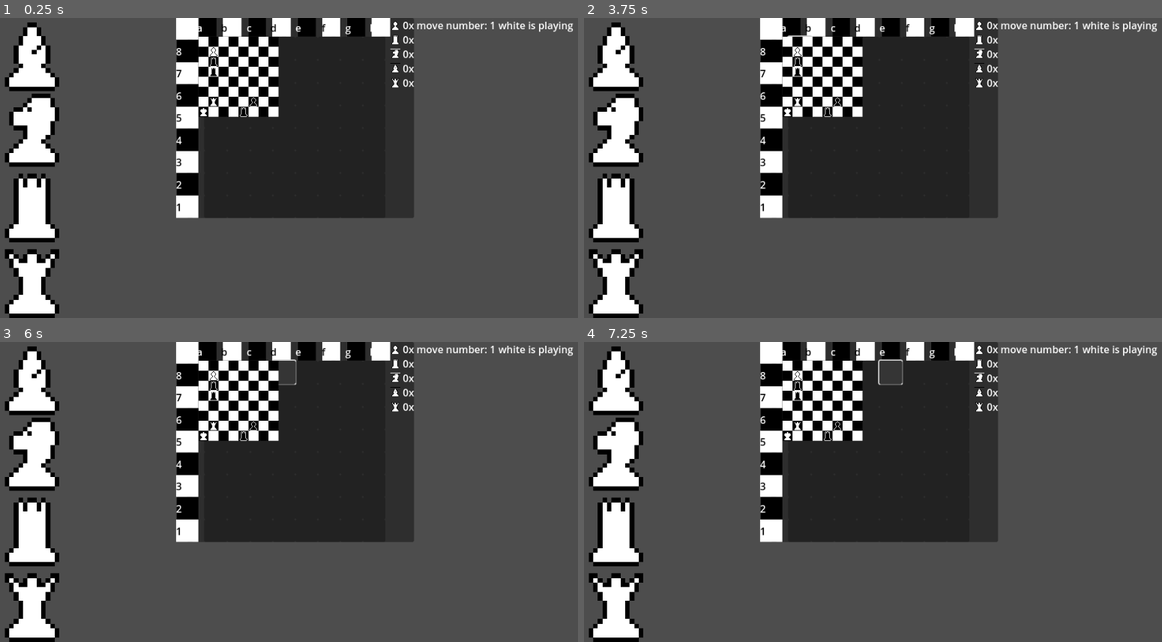
Above: before the commit, frames 1-4 (two rows, left to right).
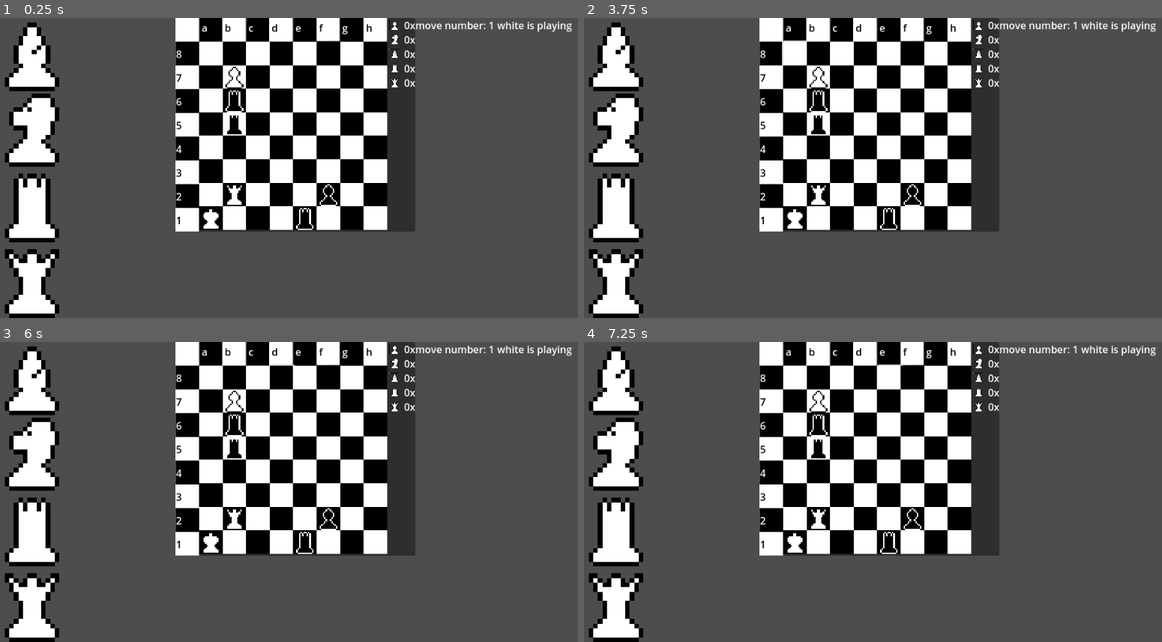
Above: after the commit, the same moments.

Repository: Hanekawa-chan/chess
Game: Godot game, scene res://scenes/game.tscn
Two runs of this game, one before a commit and one after it. Both use one fixed random seed, a clock stepped at 60 frames per second and the inputs below. This scene is started directly instead of the project's main scene.
Inputs (mouse positions are in pixels of both pictures, inside the frame that each line leads up to; where the layout moved, square brackets give the same spot in the first picture):
- Up to frame 1 (0.25 s): no input
- Up to frame 2 (3.75 s): click (670, 54) at 0.5 s; click (670, 129) at 1.25 s; click (670, 207) at 2 s; click (670, 282) at 2.75 s; click (797, 54) [797, 48] at 3.5 s
- Up to frame 3 (6 s): click (236, 378) [236, 372] at 4.25 s; click (260, 378) [260, 372] at 5 s; click (283, 378) [283, 372] at 5.75 s
- Up to frame 4 (7.25 s): click (890, 378) [890, 372] at 6.5 s

The runs differ from the first frame. In frame 1, 23% of the frame differs, in the area x 30-100%, y 0-72%; in frame 2, 23%; in frame 3, 23%; in frame 4, 23%.

Commit message:
ui is fixed

Diff:
--- a/scenes/game.tscn
+++ b/scenes/game.tscn
@@ -98,17 +98,17 @@
 atlas = ExtResource("1_uwrxv")
 region = Rect2(32, 0, 16, 16)
 
+[sub_resource type="AtlasTexture" id="AtlasTexture_bt5mj"]
+atlas = ExtResource("1_uwrxv")
+region = Rect2(0, 16, 16, 16)
+
+[sub_resource type="AtlasTexture" id="AtlasTexture_e1j6l"]
+atlas = ExtResource("1_uwrxv")
+region = Rect2(16, 16, 16, 16)
+
 [sub_resource type="AtlasTexture" id="AtlasTexture_37s47"]
 atlas = ExtResource("1_uwrxv")
 region = Rect2(48, 0, 16, 16)
-
-[sub_resource type="AtlasTexture" id="AtlasTexture_bt5mj"]
-atlas = ExtResource("1_uwrxv")
-region = Rect2(0, 16, 16, 16)
-
-[sub_resource type="AtlasTexture" id="AtlasTexture_e1j6l"]
-atlas = ExtResource("1_uwrxv")
-region = Rect2(16, 16, 16, 16)
 
 [sub_resource type="AtlasTexture" id="AtlasTexture_pl11u"]
 atlas = ExtResource("1_uwrxv")
@@ -133,6 +133,7 @@
 
 [node name="HBoxContainer" type="HBoxContainer" parent="CenterContainer"]
 layout_mode = 2
+theme_override_constants/separation = 0
 
 [node name="LeftSide" type="MarginContainer" parent="CenterContainer/HBoxContainer"]
 layout_mode = 2
@@ -205,6 +206,7 @@
 texture_filter = 6
 layout_mode = 2
 size_flags_vertical = 3
+size_flags_stretch_ratio = 0.1
 theme_override_constants/separation = 0
 
 [node name="First9" type="TextureRect" parent="CenterContainer/HBoxContainer/Center/VBoxContainer/PanelContainer/HBoxContainer/VBoxContainer"]
@@ -394,27 +396,28 @@
 size_flags_horizontal = 3
 size_flags_vertical = 3
 theme_override_constants/separation = 0
+alignment = 1
 
 [node name="HBoxContainer" type="HBoxContainer" parent="CenterContainer/HBoxContainer/Center/VBoxContainer/PanelContainer/HBoxContainer/VBoxContainer2"]
 texture_filter = 6
 layout_mode = 2
-theme_override_constants/separation = 10
+theme_override_constants/separation = 0
 
 [node name="First" type="TextureRect" parent="CenterContainer/HBoxContainer/Center/VBoxContainer/PanelContainer/HBoxContainer/VBoxContainer2/HBoxContainer"]
 layout_mode = 2
 size_flags_horizontal = 3
 size_flags_vertical = 3
 texture = SubResource("AtlasTexture_kvpfn")
-expand_mode = 5
+expand_mode = 4
+stretch_mode = 4
 
 [node name="Label1" type="Label" parent="CenterContainer/HBoxContainer/Center/VBoxContainer/PanelContainer/HBoxContainer/VBoxContainer2/HBoxContainer/First"]
 layout_mode = 1
 anchors_preset = 15
 anchor_right = 1.0
 anchor_bottom = 1.0
-offset_top = 6.5
-offset_right = -26.0
-offset_bottom = -6.5
+offset_right = -19.0
+offset_bottom = -7.0
 grow_horizontal = 2
 grow_vertical = 2
 size_flags_vertical = 3
@@ -428,16 +431,16 @@
 size_flags_horizontal = 3
 size_flags_vertical = 3
 texture = SubResource("AtlasTexture_rysoc")
-expand_mode = 5
+expand_mode = 4
+stretch_mode = 4
 
 [node name="Label1" type="Label" parent="CenterContainer/HBoxContainer/Center/VBoxContainer/PanelContainer/HBoxContainer/VBoxContainer2/HBoxContainer/First2"]
 layout_mode = 1
 anchors_preset = 15
 anchor_right = 1.0
 anchor_bottom = 1.0
-offset_top = 6.5
-offset_right = -26.0
-offset_bottom = -6.5
+offset_right = -20.0
+offset_bottom = -7.0
 grow_horizontal = 2
 grow_vertical = 2
 size_flags_vertical = 3
@@ -451,16 +454,16 @@
 size_flags_horizontal = 3
 size_flags_vertical = 3
 texture = SubResource("AtlasTexture_kvpfn")
-expand_mode = 5
+expand_mode = 4
+stretch_mode = 4
 
 [node name="Label1" type="Label" parent="CenterContainer/HBoxContainer/Center/VBoxContainer/PanelContainer/HBoxContainer/VBoxContainer2/HBoxContainer/First3"]
 layout_mode = 1
 anchors_preset = 15
 anchor_right = 1.0
 anchor_bottom = 1.0
-offset_top = 6.5
-offset_right = -26.0
-offset_bottom = -6.5
+offset_right = -21.0
+offset_bottom = -7.0
 grow_horizontal = 2
 grow_vertical = 2
 size_flags_vertical = 3
@@ -474,16 +477,16 @@
 size_flags_horizontal = 3
 size_flags_vertical = 3
 texture = SubResource("AtlasTexture_ssvqc")
-expand_mode = 5
+expand_mode = 4
+stretch_mode = 4
 
 [node name="Label1" type="Label" parent="CenterContainer/HBoxContainer/Center/VBoxContainer/PanelContainer/HBoxContainer/VBoxContainer2/HBoxContainer/First4"]
 layout_mode = 1
 anchors_preset = 15
 anchor_right = 1.0
 anchor_bottom = 1.0
-offset_top = 6.5
-offset_right = -26.0
-offset_bottom = -6.5
+offset_right = -20.0
+offset_bottom = -7.0
 grow_horizontal = 2
 grow_vertical = 2
 size_flags_vertical = 3
@@ -497,16 +500,16 @@
 size_flags_horizontal = 3
 size_flags_vertical = 3
 texture = SubResource("AtlasTexture_kvpfn")
-expand_mode = 5
+expand_mode = 4
+stretch_mode = 4
 
 [node name="Label1" type="Label" parent="CenterContainer/HBoxContainer/Center/VBoxContainer/PanelContainer/HBoxContainer/VBoxContainer2/HBoxContainer/First5"]
 layout_mode = 1
 anchors_preset = 15
 anchor_right = 1.0
 anchor_bottom = 1.0
-offset_top = 6.5
-offset_right = -26.0
-offset_bottom = -6.5
+offset_right = -20.0
+offset_bottom = -7.0
 grow_horizontal = 2
 grow_vertical = 2
 size_flags_vertical = 3
@@ -520,16 +523,16 @@
 size_flags_horizontal = 3
 size_flags_vertical = 3
 texture = SubResource("AtlasTexture_264po")
-expand_mode = 5
+expand_mode = 4
+stretch_mode = 4
 
 [node name="Label1" type="Label" parent="CenterContainer/HBoxContainer/Center/VBoxContainer/PanelContainer/HBoxContainer/VBoxContainer2/HBoxContainer/First6"]
 layout_mode = 1
 anchors_preset = 15
 anchor_right = 1.0
 anchor_bottom = 1.0
-offset_top = 6.5
-offset_right = -26.0
-offset_bottom = -6.5
+offset_right = -23.0
+offset_bottom = -7.0
 grow_horizontal = 2
 grow_vertical = 2
 size_flags_vertical = 3
@@ -543,16 +546,16 @@
 size_flags_horizontal = 3
 size_flags_vertical = 3
 texture = SubResource("AtlasTexture_kvpfn")
-expand_mode = 5
+expand_mode = 4
+stretch_mode = 4
 
 [node name="Label1" type="Label" parent="CenterContainer/HBoxContainer/Center/VBoxContainer/PanelContainer/HBoxContainer/VBoxContainer2/HBoxContainer/First7"]
 layout_mode = 1
 anchors_preset = 15
 anchor_right = 1.0
 anchor_bottom = 1.0
-offset_top = 6.5
-offset_right = -26.0
-offset_bottom = -6.5
+offset_right = -21.0
+offset_bottom = -7.0
 grow_horizontal = 2
 grow_vertical = 2
 size_flags_vertical = 3
@@ -566,27 +569,30 @@
 size_flags_horizontal = 3
 size_flags_vertical = 3
 texture = SubResource("AtlasTexture_1kice")
-expand_mode = 5
+expand_mode = 4
+stretch_mode = 4
 
 [node name="Label1" type="Label" parent="CenterContainer/HBoxContainer/Center/VBoxContainer/PanelContainer/HBoxContainer/VBoxContainer2/HBoxContainer/First8"]
 layout_mode = 1
 anchors_preset = 15
 anchor_right = 1.0
 anchor_bottom = 1.0
-offset_top = 6.5
-offset_right = -26.0
-offset_bottom = -6.5
+offset_right = -19.0
+offset_bottom = -7.0
 grow_horizontal = 2
 grow_vertical = 2
 size_flags_vertical = 3
 text = "h"
-label_settings = ExtResource("4_p57ef")
+label_settings = ExtResource("5_u5sy4")
 horizontal_alignment = 1
 vertical_alignment = 1
 
 [node name="MarginContainer" type="AspectRatioContainer" parent="CenterContainer/HBoxContainer/Center/VBoxContainer/PanelContainer/HBoxContainer/VBoxContainer2"]
 layout_mode = 2
 size_flags_vertical = 3
+stretch_mode = 0
+alignment_horizontal = 0
+alignment_vertical = 0
 
 [node name="ChessGrid" type="GridContainer" parent="CenterContainer/HBoxContainer/Center/VBoxContainer/PanelContainer/HBoxContainer/VBoxContainer2/MarginContainer"]
 unique_name_in_owner = true
@@ -1055,6 +1061,7 @@
 [node name="VBoxContainer3" type="VBoxContainer" parent="CenterContainer/HBoxContainer/Center/VBoxContainer/PanelContainer/HBoxContainer"]
 layout_mode = 2
 size_flags_vertical = 3
+size_flags_stretch_ratio = 0.1
 theme_override_constants/separation = 0
 
 [node name="HBoxContainer" type="HBoxContainer" parent="CenterContainer/HBoxContainer/Center/VBoxContainer/PanelContainer/HBoxContainer/VBoxContainer3"]
@@ -1062,53 +1069,67 @@
 
 [node name="TextureRect" type="TextureRect" parent="CenterContainer/HBoxContainer/Center/VBoxContainer/PanelContainer/HBoxContainer/VBoxContainer3/HBoxContainer"]
 layout_mode = 2
+size_flags_horizontal = 3
 texture = SubResource("AtlasTexture_5newe")
+expand_mode = 3
 stretch_mode = 3
 
 [node name="Label0" type="Label" parent="CenterContainer/HBoxContainer/Center/VBoxContainer/PanelContainer/HBoxContainer/VBoxContainer3/HBoxContainer"]
 layout_mode = 2
+size_flags_horizontal = 3
 size_flags_vertical = 1
 text = "0x"
 label_settings = ExtResource("4_p57ef")
 
-[node name="HBoxContainer2" type="HBoxContainer" parent="CenterContainer/HBoxContainer/Center/VBoxContainer/PanelContainer/HBoxContainer/VBoxContainer3"]
-layout_mode = 2
-
-[node name="TextureRect" type="TextureRect" parent="CenterContainer/HBoxContainer/Center/VBoxContainer/PanelContainer/HBoxContainer/VBoxContainer3/HBoxContainer2"]
-layout_mode = 2
-texture = SubResource("AtlasTexture_37s47")
+[node name="HBoxContainer3" type="HBoxContainer" parent="CenterContainer/HBoxContainer/Center/VBoxContainer/PanelContainer/HBoxContainer/VBoxContainer3"]
+layout_mode = 2
+
+[node name="TextureRect" type="TextureRect" parent="CenterContainer/HBoxContainer/Center/VBoxContainer/PanelContainer/HBoxContainer/VBoxContainer3/HBoxContainer3"]
+layout_mode = 2
+size_flags_horizontal = 3
+texture = SubResource("AtlasTexture_bt5mj")
+expand_mode = 3
 stretch_mode = 3
 
-[node name="Label0" type="Label" parent="CenterContainer/HBoxContainer/Center/VBoxContainer/PanelContainer/HBoxContainer/VBoxContainer3/HBoxContainer2"]
-layout_mode = 2
+[node name="Label0" type="Label" parent="CenterContainer/HBoxContainer/Center/VBoxContainer/PanelContainer/HBoxContainer/VBoxContainer3/HBoxContainer3"]
+layout_mode = 2
+size_flags_horizontal = 3
 size_flags_vertical = 1
 text = "0x"
 label_settings = ExtResource("4_p57ef")
 
-[node name="HBoxContainer3" type="HBoxContainer" parent="CenterContainer/HBoxContainer/Center/VBoxContainer/PanelContainer/HBoxContainer/VBoxContainer3"]
-layout_mode = 2
-
-[node name="TextureRect" type="TextureRect" parent="CenterContainer/HBoxContainer/Center/VBoxContainer/PanelContainer/HBoxContainer/VBoxContainer3/HBoxContainer3"]
-layout_mode = 2
-texture = SubResource("AtlasTexture_bt5mj")
+[node name="HBoxContainer4" type="HBoxContainer" parent="CenterContainer/HBoxContainer/Center/VBoxContainer/PanelContainer/HBoxContainer/VBoxContainer3"]
+layout_mode = 2
+
+[node name="TextureRect" type="TextureRect" parent="CenterContainer/HBoxContainer/Center/VBoxContainer/PanelContainer/HBoxContainer/VBoxContainer3/HBoxContainer4"]
+layout_mode = 2
+size_flags_horizontal = 3
+texture = SubResource("AtlasTexture_e1j6l")
+expand_mode = 3
 stretch_mode = 3
 
-[node name="Label0" type="Label" parent="CenterContainer/HBoxContainer/Center/VBoxContainer/PanelContainer/HBoxContainer/VBoxContainer3/HBoxContainer3"]
-layout_mode = 2
+[node name="Label0" type="Label" parent="CenterContainer/HBoxContainer/Center/VBoxContainer/PanelContainer/HBoxContainer/VBoxContainer3/HBoxContainer4"]
+layout_mode = 2
+size_flags_horizontal = 3
 size_flags_vertical = 1
 text = "0x"
 label_settings = ExtResource("4_p57ef")
-
-[node name="HBoxContainer4" type="HBoxContainer" parent="CenterContainer/HBoxContainer/Center/VBoxContainer/PanelContainer/HBoxContainer/VBoxContainer3"]
-layout_mode = 2
-
-[node name="TextureRect" type="TextureRect" parent="CenterContainer/HBoxContainer/Center/VBoxContainer/PanelContainer/HBoxContainer/VBoxContainer3/HBoxContainer4"]
-layout_mode = 2
-texture = SubResource("AtlasTexture_e1j6l")
+horizontal_alignment = 1
+vertical_alignment = 1
+
+[node name="HBoxContainer2" type="HBoxContainer" parent="CenterContainer/HBoxContainer/Center/VBoxContainer/PanelContainer/HBoxContainer/VBoxContainer3"]
+layout_mode = 2
+
+[node name="TextureRect" type="TextureRect" parent="CenterContainer/HBoxContainer/Center/VBoxContainer/PanelContainer/HBoxContainer/VBoxContainer3/HBoxContainer2"]
+layout_mode = 2
+size_flags_horizontal = 3
+texture = SubResource("AtlasTexture_37s47")
+expand_mode = 3
 stretch_mode = 3
 
-[node name="Label0" type="Label" parent="CenterContainer/HBoxContainer/Center/VBoxContainer/PanelContainer/HBoxContainer/VBoxContainer3/HBoxContainer4"]
-layout_mode = 2
+[node name="Label0" type="Label" parent="CenterContainer/HBoxContainer/Center/VBoxContainer/PanelContainer/HBoxContainer/VBoxContainer3/HBoxContainer2"]
+layout_mode = 2
+size_flags_horizontal = 3
 size_flags_vertical = 1
 text = "0x"
 label_settings = ExtResource("4_p57ef")
@@ -1118,19 +1139,24 @@
 
 [node name="TextureRect" type="TextureRect" parent="CenterContainer/HBoxContainer/Center/VBoxContainer/PanelContainer/HBoxContainer/VBoxContainer3/HBoxContainer6"]
 layout_mode = 2
+size_flags_horizontal = 3
 texture = SubResource("AtlasTexture_pl11u")
+expand_mode = 3
 stretch_mode = 3
 
 [node name="Label0" type="Label" parent="CenterContainer/HBoxContainer/Center/VBoxContainer/PanelContainer/HBoxContainer/VBoxContainer3/HBoxContainer6"]
 layout_mode = 2
+size_flags_horizontal = 3
 size_flags_vertical = 1
 text = "0x"
 label_settings = ExtResource("4_p57ef")
+horizontal_alignment = 1
+vertical_alignment = 1
 
 [node name="ReferenceRect" type="ReferenceRect" parent="CenterContainer/HBoxContainer/Center/VBoxContainer"]
 layout_mode = 2
 size_flags_vertical = 3
-size_flags_stretch_ratio = 0.5
+size_flags_stretch_ratio = 0.4
 
 [node name="RightSide" type="MarginContainer" parent="CenterContainer/HBoxContainer"]
 layout_mode = 2
--- a/scripts/game.gd
+++ b/scripts/game.gd
@@ -110,8 +110,15 @@
 	ActiveBlack
 }
 
-# Called when the node enters the scene tree for the first time.
+func _set_scale():
+	var _scale = chess_grid.size.x/8/16
+	print("size ", chess_grid.size, "scale ", _scale)
+	board.apply_scale(Vector2(_scale/board.scale.x, _scale/board.scale.y))
+	pieces.apply_scale(Vector2(_scale/pieces.scale.x, _scale/pieces.scale.y))
+
+
 func _ready():
+	chess_grid.resized.connect(_set_scale)
 	var _board = get_test_initial_board()
 	for cell in chess_grid.get_children():
 		cell.initialize()
@@ -189,7 +196,7 @@
 		for place in tile.movable_places:
 			var simulated_grid = simulate_move(tile, place, grid)
 			get_available_moves(simulated_grid)
-			print_grid(simulated_grid)
+			#print_grid(simulated_grid)
 			var killers = get_king_killers(side, simulated_grid)
 			if len(killers) > 0:
 				not_movable_places.append(place)
@@ -205,8 +212,8 @@
 		if tile.piece != null:
 			var piece = tile.piece
 			var place = tile.place
-			#print("Pos:", place, " Fig:", Pieces.keys()[piece.figure], " Color:", Side.keys()[piece.color])
-# TODO somewhere movable_places are not clearing
+			print("Pos:", place, " Fig:", Pieces.keys()[piece.figure], " Color:", Side.keys()[piece.color])
+
 # simulate_move duplicates grid and deletes piece on the old tile and places it on the new tile on duplicated grid
 func simulate_move(tile, place, grid):
 	var new_grid = []
